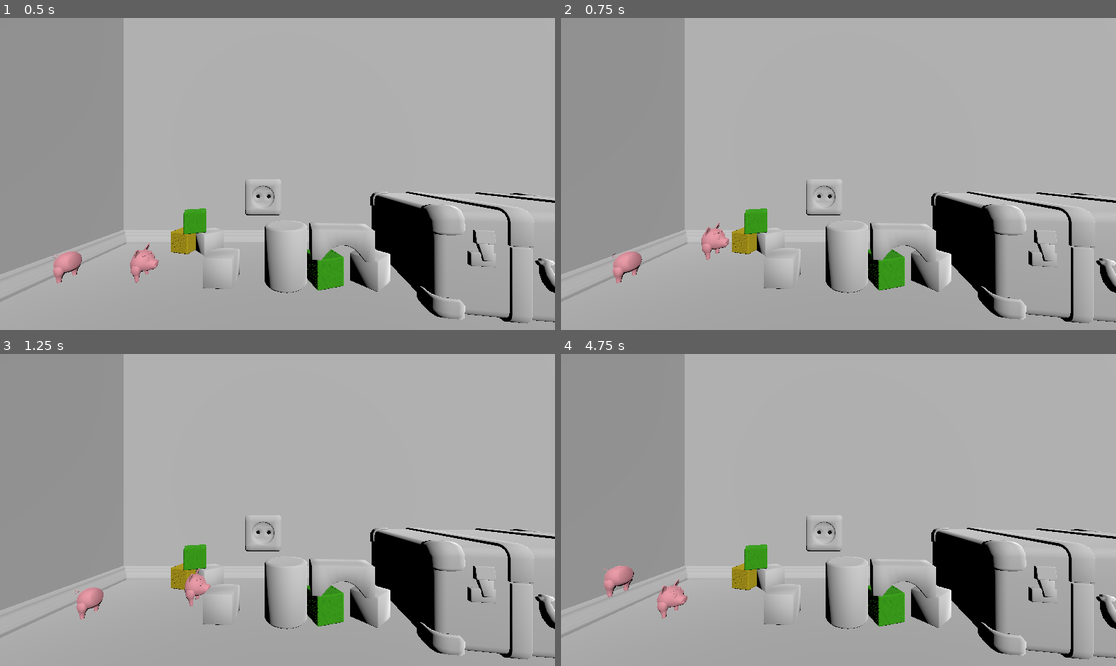
Above: before the commit, frames 1-4 (two rows, left to right).
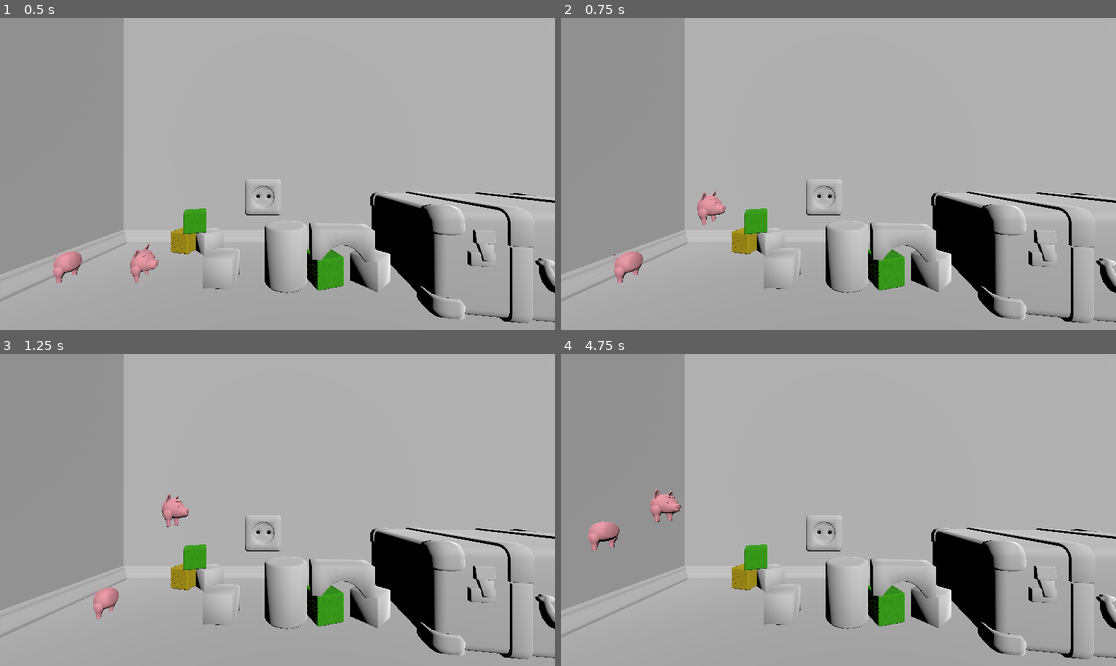
Above: after the commit, the same moments.

Repository: CoffeeMugTwo/b_oink
Game: Godot game, scene res://Scenes/World.tscn
Two runs of this game, one before a commit and one after it. Both use one fixed random seed, a clock stepped at 60 frames per second and the inputs below. This scene is started directly instead of the project's main scene.
Inputs:
- Up to frame 1 (0.5 s): no input
- Up to frame 2 (0.75 s): tap Enter (ui_accept) at 0.5, 0.6 s; hold Right (ui_right) from 0.53 s (still down)
- Up to frame 3 (1.25 s): keep holding Right (ui_right); tap C (p2_jump) at 0.77, 0.8, 1.07 s
- Up to frame 4 (4.75 s): release Right (ui_right) at 1.28 s; hold Down (ui_down) 1.28-2.03 s; tap C (p2_jump) at 1.35, 1.52, 1.82, 2.3, 3.02, 3.32, 3.77, 3.8, 4.07, 4.52 s; tap Enter (ui_accept) at 1.55, 3.05, 3.6, 4.35 s; hold Right (ui_right) 2.03-2.78 s; hold A (p2_left) 2.03-2.78 s; hold Up (ui_up) 2.78-3.53 s; tap D (p2_right) at 2.85 s; hold Left (ui_left) from 3.53 s (still down)

Frame 1 is identical in both runs. In frame 2, 0.7% of the frame differs, in the area x 9-31%, y 55-86%; in frame 3, 1.1%; in frame 4, 1.4%, in the area x 4-23%, y 43-85%.

Commit message:
add grad fnc

Diff:
--- a/b-oink/Scenes/workbench/butt_code.gd
+++ b/b-oink/Scenes/workbench/butt_code.gd
@@ -6,6 +6,26 @@
 @export var spring_force : Vector3 = Vector3(0, 0 ,0)
 @export var max_input_force_scalar : float = 10.0
 @export var mass : float = 1.0
+@export var jump_force_scalar : float = 600
+@export var max_grab_distance : float = 0.1
+
+func _can_grab() -> bool:
+	var space_state = get_world_3d().direct_space_state
+	var sphere = SphereShape3D.new()
+	sphere.radius = max_grab_distance
+	var query = PhysicsShapeQueryParameters3D.new()
+	query.shape = sphere
+	query.transform.origin = global_position
+	query.collide_with_areas = false
+	query.collide_with_bodies = true
+
+	var results = space_state.intersect_shape(query, 1)
+	for r in results:
+		var collider = r["collider"]
+		if collider is StaticBody3D:
+			return true
+
+	return false
 
 func _update_velocity(delta: float) -> void:
 	# update velocity according to resulting force
@@ -16,6 +36,9 @@
 
 	if Input.is_action_pressed("p2_left"):
 		current_force_vector += Vector3(-1, 0, 0) * max_input_force_scalar
+
+	if Input.is_action_just_pressed("p2_jump") and is_on_floor():
+		current_force_vector += Vector3(0, 1, 0) * jump_force_scalar
 
 	var current_acceleration = current_force_vector / mass
 
@@ -32,11 +55,11 @@
 	if not is_on_floor():
 		velocity += get_gravity() * delta
 
-	# Handle jump.
-	if Input.is_action_just_pressed("p2_jump") and is_on_floor():
-		velocity.y = JUMP_VELOCITY
+	_update_velocity(delta)
 
-	_update_velocity(delta)
+		# handle grap
+	if Input.is_action_pressed("p2_hold") and _can_grab():
+		velocity = Vector3(0, 0, 0)
 
 	position.z = 0
 	move_and_slide()
--- a/b-oink/Scenes/workbench/head.gd
+++ b/b-oink/Scenes/workbench/head.gd
@@ -7,6 +7,27 @@
 @export var spring_force : Vector3 = Vector3(0, 0 ,0)
 @export var max_input_force_scalar : float = 10.0
 @export var mass : float = 1.0
+@export var jump_force_scalar : float = 600
+@export var max_grab_distance : float = 0.1
+
+func _can_grab() -> bool:
+	var space_state = get_world_3d().direct_space_state
+	var sphere = SphereShape3D.new()
+	sphere.radius = max_grab_distance
+	var query = PhysicsShapeQueryParameters3D.new()
+	query.shape = sphere
+	query.transform.origin = global_position
+	query.collide_with_areas = false
+	query.collide_with_bodies = true
+
+	var results = space_state.intersect_shape(query, 1)
+	for r in results:
+		var collider = r["collider"]
+		if collider is StaticBody3D:
+			return true
+
+	return false
+
 
 func _update_velocity(delta: float) -> void:
 	# update velocity according to resulting force
@@ -18,11 +39,13 @@
 	if Input.is_action_pressed("ui_left"):
 		current_force_vector += Vector3(-1, 0, 0) * max_input_force_scalar
 
+	if Input.is_action_just_pressed("ui_accept") and is_on_floor():
+		current_force_vector += Vector3(0, 1, 0) * jump_force_scalar
+
+
 	var current_acceleration = current_force_vector / mass
 
 	velocity += current_acceleration * delta
-
-
 
 
 func _physics_process(delta: float) -> void:
@@ -31,11 +54,11 @@
 	if not is_on_floor():
 		velocity += get_gravity() * delta
 
-	# Handle jump.
-	if Input.is_action_just_pressed("ui_accept") and is_on_floor():
-		velocity.y = JUMP_VELOCITY
+	_update_velocity(delta)
 
-	_update_velocity(delta)
+	# handle grap
+	if Input.is_action_pressed("p1_hold") and _can_grab():
+		velocity = Vector3(0, 0, 0)
 
 	position.z = 0
 	move_and_slide()
